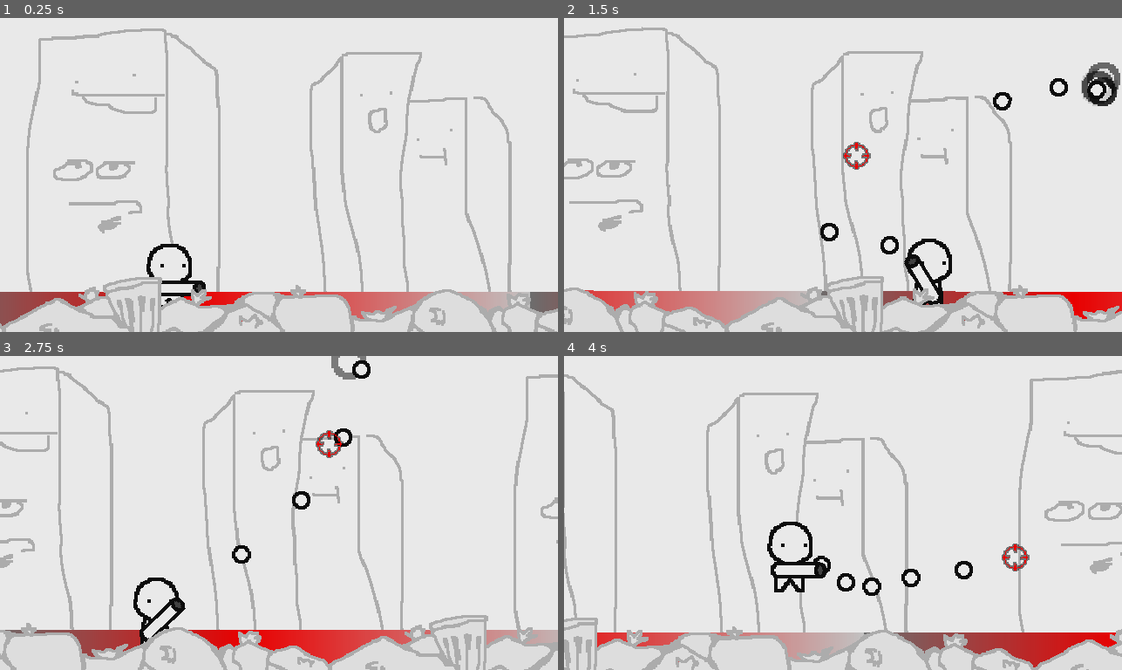
Above: before the commit, frames 1-4 (two rows, left to right).
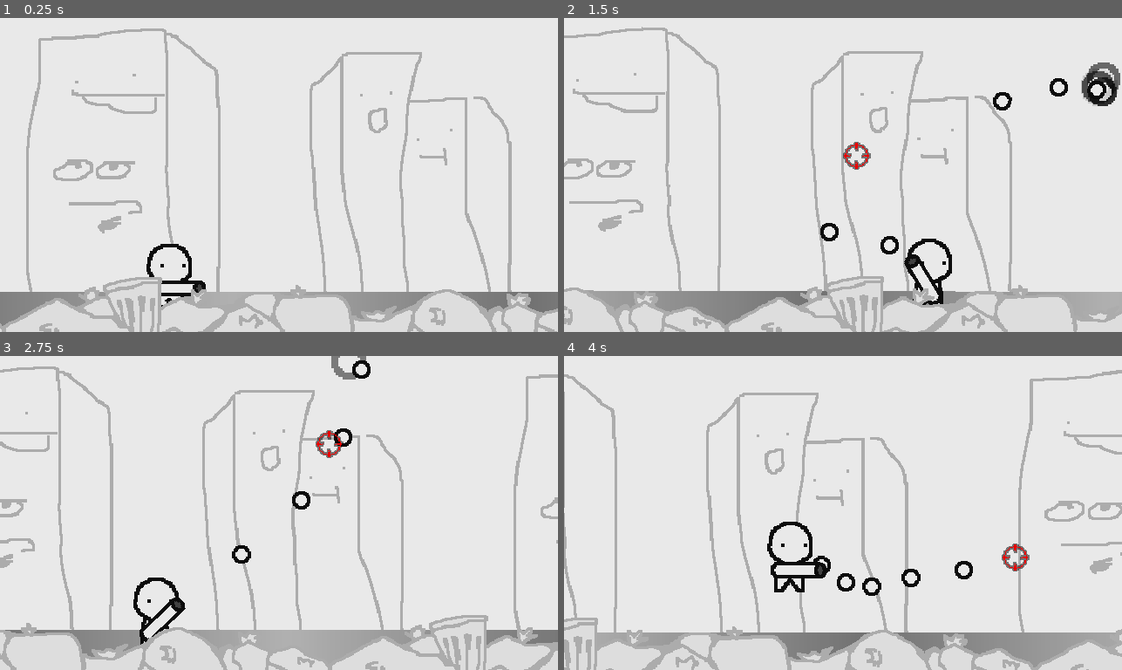
Above: after the commit, the same moments.

Repository: dranik544/explanation-overdue
Game: Godot game, scene res://scenes/main.tscn
Same seed, same stepped clock (60 frames per second), same inputs: the game is played once before the commit and once after it.
Inputs (mouse positions are in pixels of both pictures, inside the frame that each line leads up to):
- Up to frame 1 (0.25 s): no input
- Up to frame 2 (1.5 s): tap Enter at 0.5 s; move the mouse to (965, 159) at 0.52 s; press the mouse at (965, 159) at 0.53 s; hold D (RIGHT) 0.53-1.25 s; tap W (JUMP) at 0.77 s; release the mouse at (965, 159) at 1.25 s; drag from (731, 190) to (1105, 87) at 1.27 s
- Up to frame 3 (2.75 s): move the mouse to (334, 443) at 2.02 s; press the mouse at (334, 443) at 2.03 s; hold A (LEFT) from 2.03 s (still down)
- Up to frame 4 (4 s): release A (LEFT) at 2.75 s; release the mouse at (898, 443) at 2.75 s; drag from (815, 575) to (926, 368) at 2.77 s; move the mouse to (1010, 560) at 3.52 s; press the mouse at (1010, 560) at 3.53 s; hold D (RIGHT) from 3.53 s (still down); tap W (JUMP) at 3.77 s

The runs differ from the first frame. In frame 1, 2.3% of the frame differs, in the area x 0-95%, y 87-99%; in frame 2, 2.9%; in frame 3, 3.1%; in frame 4, 3.3%, in the area x 5-100%, y 88-100%.

Commit message:
я ничего не поменял лол

Diff:
--- a/scenes/main.tscn
+++ b/scenes/main.tscn
@@ -16,8 +16,8 @@
 [ext_resource path="res://scenes/main_bg.gd" type="Script" id=14]
 
 [sub_resource type="Gradient" id=1]
-offsets = PoolRealArray( 0, 0.569672, 1 )
-colors = PoolColorArray( 0.831055, 0.831055, 0.831055, 1, 1, 0, 0, 1, 0.467773, 0.467773, 0.467773, 1 )
+offsets = PoolRealArray( 0, 0.5, 1 )
+colors = PoolColorArray( 0.490196, 0.490196, 0.490196, 1, 0.760742, 0.760742, 0.760742, 1, 0.491211, 0.491211, 0.491211, 1 )
 
 [sub_resource type="GradientTexture2D" id=2]
 gradient = SubResource( 1 )
